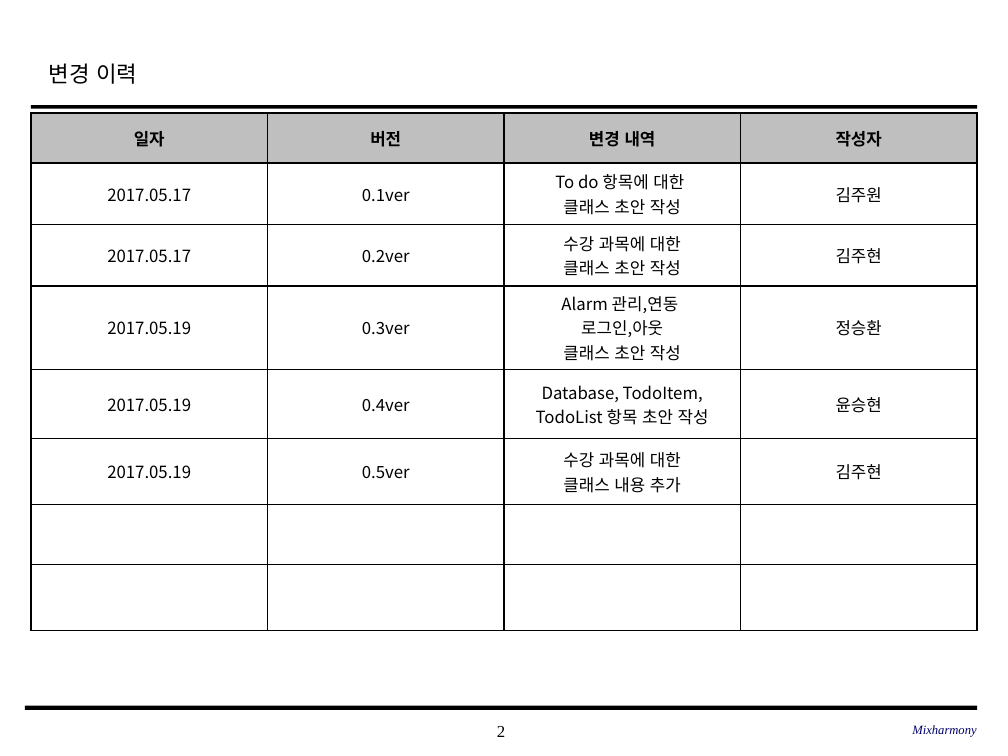
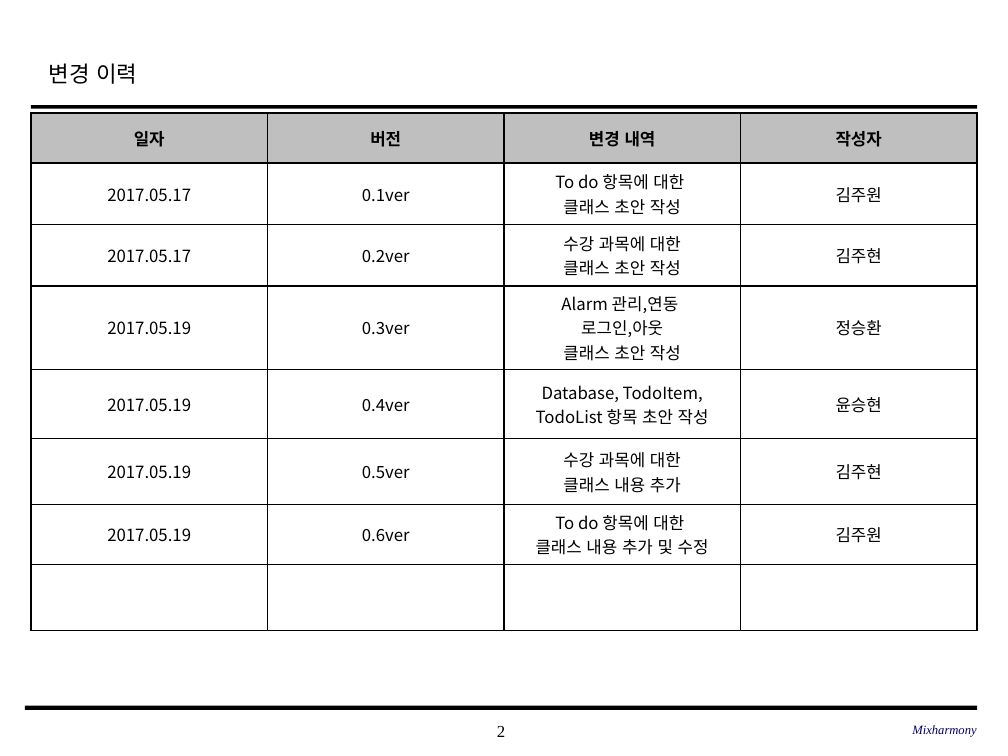
Before and after one commit to SE-admin/SE2017_2_mixharmony, a slide deck: slide 2 of doc/3_ 설계서/Class Design.pptx. Drawn at 1008x756 pixels with LibreOffice and Linux fonts; fonts in the diff are those of the drawing; background and template pictures are left out. Boxes give left, top, right and bottom in pixels: in the first picture for what was removed or moved away, otherwise in the second. Text is boxed around its words. In the diff, an @@ line names an element or a change of style, - is before the commit and + after.

Commit message:
#862 Class Design.pptx (To do 항목에 대한 클래스 내용 추가 및 수정)

```diff
--- a/doc/3_ 설계서/Class Design.pptx
+++ b/doc/3_ 설계서/Class Design.pptx
@@ table at [31, 113, 979, 629] @@
+row 7: 2017.05.19 | 0.6ver | To do 항목에 대한 / 클래스 내용 추가 및 수정 | 김주원
-row 8:  |  |  | 
```
Also in this commit, not shown: 3 other slides changed, 1 slide added.
